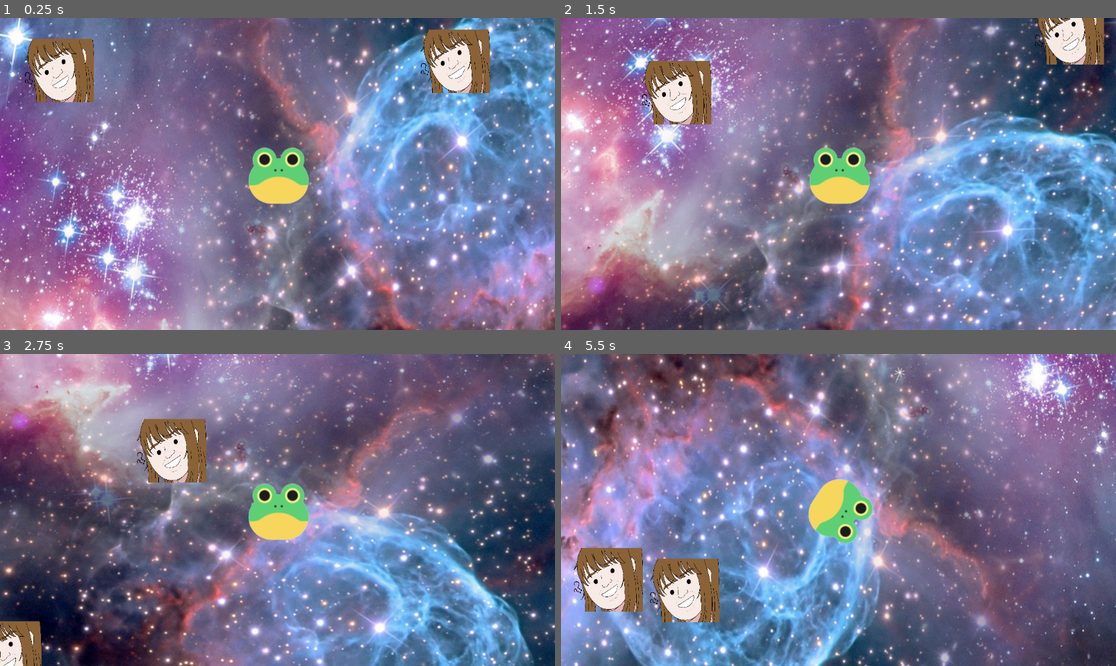
Above: before the commit, frames 1-4 (two rows, left to right).
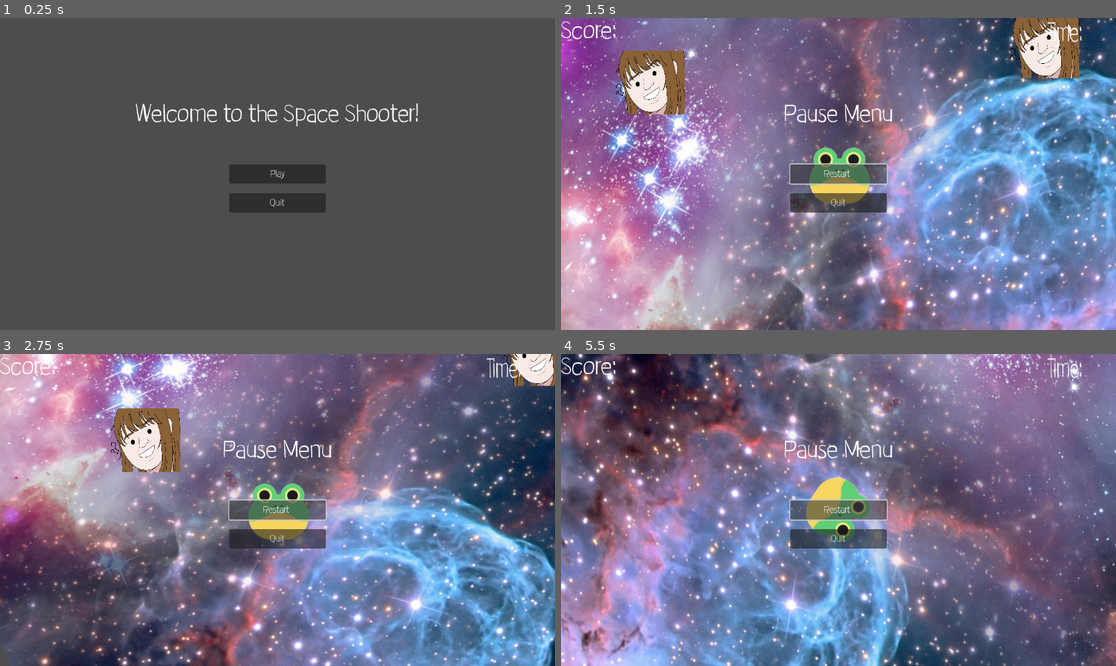
Above: after the commit, the same moments.

Repository: Junoma/Space-Shooter
Game: Godot game, scene res://UI/main_menu.tscn
Same seed, same stepped clock (60 frames per second), same inputs: the game is played once before the commit and once after it. Before the commit the project starts from res://game.tscn.
Inputs (mouse positions are in pixels of both pictures, inside the frame that each line leads up to):
- Up to frame 1 (0.25 s): no input
- Up to frame 2 (1.5 s): click (838, 174) at 0.5 s, where only the run after the commit has a clickable "Play"; click (838, 174) at 1.25 s, where only the run after the commit has a clickable "Restart"
- Up to frame 3 (2.75 s): click (277, 510) at 2 s, where only the run after the commit has a clickable "Restart"
- Up to frame 4 (5.5 s): click (838, 510) at 2.75 s, where only the run after the commit has a clickable "Restart"; hold D (Right) 3.53-4.28 s; tap Space (Shoot) at 3.6, 4.35, 5.1 s; hold A (Left) 4.28-5.03 s; hold D (Right) from 5.03 s (still down)

The runs differ from the first frame. In frame 1, 97% of the frame differs, in the area x 0-100%, y 0-100%; in frame 2, 72%; in frame 3, 70%; in frame 4, 68%.
Error after the commit: Invalid access to property or key 'VP' on a base object of type 'Node (global.gd)'. (res://UI/HUD.gd:4)

Commit message:
2.4 Menu and HUD
Updated Menu and HUD code

Diff:
--- a/Asteroid/Asteroid.gd
+++ b/Asteroid/Asteroid.gd
@@ -8,10 +8,11 @@
 
 func _physics_process(_delta):
 	move_and_slide()
-	position.x = wrapf(position.x, 0, 1152)
-	position.y = wrapf(position.y, 0, 649)
+	position.x = wrapf(position.x, 0, Global.VP.x)
+	position.y = wrapf(position.y, 0, Global.VP.y)
 
 func damage(d):
 	health -= d
 	if health <= 0:
+		Global.update_score(100)
 		queue_free()
--- a/Enemy/Enemy.gd
+++ b/Enemy/Enemy.gd
@@ -1,6 +1,19 @@
 extends CharacterBody2D
 
 var Bullet = load("res://Enemy/enemy_bullet.tscn")
+var direction = Vector2(1.5,0)
+var wobble = 30.0
+
+func _ready():
+	initial_position.x = -100
+	initial_position.y = y_positions[randi() % y+positions.size()]
+	position = initial_position
+
+func _physics_process(_delta):
+	position += direction
+	position.y = initial_position.y +sin(posision.x/20)*wobble
+	if position.x > Global.VP.x + 100:
+		queue_free()
 
 
 func _on_timer_timeout():
@@ -13,3 +26,14 @@
 		bullet.rotation = d
 		bullet.global_position = global_position + Vector2(0,-260).rotated(d)
 		Effects.add_child(bullet)
+
+func damage(d):
+	health -= d
+	if health <= 0:
+		Global.update_score(500)
+	queue_free()
+
+func _on_area_2d_body_enetered(body):
+		if body.name == "Player":
+			damage(100)
+			body.damage(100)
--- a/Node2D.gd
+++ b/Node2D.gd
@@ -1,11 +1,64 @@
 extends Node2D
 
+var VP = Vector2.ZERO
+var score = 0
+var lives = 0
+var time = 0
 
 func _ready():
+	process_mode = Node.PROCESS_MODE_ALWAYS
 	randomize()
+	VP = get_viewport().size
+	var _signal = get_tree().get_root().size_changed.connect(_resize)
+	reset ()
 
 
 
 func _process(_delta):
-	if Input.is_action_pressed("Quit"):
-		get_tree().quit()
+	if Input.is_action_just_pressed("Quit"):
+		var menu = get_node_or_null("/root/Game/UI/Menu")
+		if menu == null:
+			get_tree().quit()
+		else:
+			if menu.visible:
+				get_tree().paused = false
+				menu.hide()
+			else:
+				get_tree().paused = true
+				menu.show()
+	var Asteroid_Container = get_node_or_null("/root/Game/Asteroid_Container")
+	var Enemy_Container = get_node_or_null("/root/Game/Enemy_Container")
+	if Asteroid_Container != null and Enemy_Container != null:
+		if Asteroid_Container.get.get_child_count() == 0 and Enemy_Container.get_child_count() == 0:
+			get_tree().change_scene_to_file("res://UI/end_game.tscn")
+
+
+
+func update_lives(l):
+	lives += 1
+	var hud = get_node_or_null("/root/Game/UI/HUD")
+	if hud != null:
+		hud.update_lives()
+	if lives < 0:
+		get_tree().change_scene_to_file("res://UI/end_game.tscn")
+
+func update_score(s):
+	score += s
+	var hud = get_node_or_null("/root/Game/UI/HUD")
+	if hud != null:
+		hud.update.score()
+
+func update_time(t):
+	time += t
+
+func _resize():
+	VP = get_viewport().size
+	var hud = get_node_or_null("/root/Game/UI/HUD")
+	if hud != null:
+		hud.update_lives()
+
+func reset():
+	get_tree().paused = false
+	score = 0
+	time = 30
+	lives = 5
--- /dev/null
+++ b/UI/HUD.gd
@@ -0,0 +1,33 @@
+extends Control
+
+var Indicator = load("res://UI/indicator.tscn")
+var lives_pos = Vector2(20, Global.VP.y - 20)
+var lives_index = 30
+
+
+func _ready():
+	update_score()
+	update_time()
+	update_lives()
+
+func update_score():
+	$Score.text = "Score: "  + str(Global.score)
+
+func update_time():
+		$Time.text = "Time: " + str(Global.time)
+
+func update_lives():
+	lives_pos = Vector2(20, Global.VP.y - 20)
+	for child in $Indicator_Container.get_children():
+		child.queue_free()
+	for i in range(Global.lives):
+		var indicator = Indicator.instantiate()
+		indicator.position = lives_pos + Vector2(lives_index*i, 0)
+		$Indicator_Container.add_child(indicator)
+
+
+func _on_timer_timeout():
+	Global.update_time(-1)
+	update_time()
+	if Global.time <= 0:
+		get_tree().change_scene_to_file("res://UI/end_game.tscn")
--- /dev/null
+++ b/UI/Menu.gd
@@ -0,0 +1,11 @@
+extends Control
+
+
+
+func _on_restart_pressed():
+	Global.reset()
+	get_tree().change_scene_to_file("res://game.tscn")
+
+
+func _on_quit_pressed():
+	get_tree().quit()
--- /dev/null
+++ b/UI/end_game.gd
@@ -0,0 +1,13 @@
+extends Control
+
+
+func _ready():
+	$Label.text = "Thanks for playing!\nYour final score was " +str(Global.score) + "."
+
+func _on_play_pressed():
+	Global.reset()
+	get_tree().change_scene_to_file("res://game.tscn")
+
+
+func _on_quit_pressed():
+	get_tree().quit()
--- /dev/null
+++ b/UI/end_game.tscn
@@ -0,0 +1,65 @@
+[gd_scene load_steps=3 format=3 uid="uid://c40nunr1oo42h"]
+
+[ext_resource type="Script" path="res://UI/end_game.gd" id="1_rqcba"]
+[ext_resource type="FontFile" uid="uid://eapvg4c1b12y" path="res://Assets/Bullfrog.otf" id="2_647xr"]
+
+[node name="End Game" type="Control"]
+layout_mode = 3
+anchors_preset = 15
+anchor_right = 1.0
+anchor_bottom = 1.0
+grow_horizontal = 2
+grow_vertical = 2
+script = ExtResource("1_rqcba")
+
+[node name="Label" type="Label" parent="."]
+layout_mode = 1
+anchors_preset = 15
+anchor_right = 1.0
+anchor_bottom = 1.0
+offset_bottom = -248.0
+grow_horizontal = 2
+grow_vertical = 2
+theme_override_fonts/font = ExtResource("2_647xr")
+theme_override_font_sizes/font_size = 50
+text = "Thanks for playing!"
+horizontal_alignment = 1
+vertical_alignment = 1
+
+[node name="Play" type="Button" parent="."]
+layout_mode = 1
+anchors_preset = 8
+anchor_left = 0.5
+anchor_top = 0.5
+anchor_right = 0.5
+anchor_bottom = 0.5
+offset_left = -100.0
+offset_top = -20.0
+offset_right = 100.0
+offset_bottom = 20.0
+grow_horizontal = 2
+grow_vertical = 2
+theme_override_fonts/font = ExtResource("2_647xr")
+theme_override_font_sizes/font_size = 20
+text = "Play"
+
+[node name="Quit" type="Button" parent="."]
+layout_mode = 1
+anchors_preset = 8
+anchor_left = 0.5
+anchor_top = 0.5
+anchor_right = 0.5
+anchor_bottom = 0.5
+offset_left = -100.0
+offset_top = 40.0
+offset_right = 100.0
+offset_bottom = 80.0
+grow_horizontal = 2
+grow_vertical = 2
+theme_override_fonts/font = ExtResource("2_647xr")
+theme_override_font_sizes/font_size = 20
+text = "Quit
+"
+
+[connection signal="pressed" from="Play" to="." method="_on_play_pressed"]
+[connection signal="pressed" from="Quit" to="." method="_on_quit_pressed"]
--- /dev/null
+++ b/UI/indicator.tscn
@@ -0,0 +1,9 @@
+[gd_scene load_steps=2 format=3 uid="uid://cef7mj1bbxa5"]
+
+[ext_resource type="Texture2D" uid="uid://drfewi6opnjjc" path="res://Assets/Frodge.png" id="1_t3y84"]
+
+[node name="Indicator" type="Node2D"]
+
+[node name="Sprite2D" type="Sprite2D" parent="."]
+scale = Vector2(0.3, 0.3)
+texture = ExtResource("1_t3y84")
--- /dev/null
+++ b/UI/main_menu.gd
@@ -0,0 +1,9 @@
+extends Control
+
+
+func _on_play_pressed():
+	get_tree().change_scene_to_file("res://game.tscn")
+
+
+func _on_quit_pressed():
+	get_tree().quit()
--- /dev/null
+++ b/UI/main_menu.tscn
@@ -0,0 +1,65 @@
+[gd_scene load_steps=4 format=3 uid="uid://dn64ak5pk0wao"]
+
+[ext_resource type="Script" path="res://UI/main_menu.gd" id="1_6tnkw"]
+[ext_resource type="FontFile" uid="uid://eapvg4c1b12y" path="res://Assets/Bullfrog.otf" id="1_fv302"]
+[ext_resource type="FontFile" uid="uid://d1qk4w37k1dx1" path="res://Assets/Bullfrog.ttf" id="2_awhh0"]
+
+[node name="Main_Menu" type="Control"]
+layout_mode = 3
+anchors_preset = 15
+anchor_right = 1.0
+anchor_bottom = 1.0
+grow_horizontal = 2
+grow_vertical = 2
+script = ExtResource("1_6tnkw")
+
+[node name="Label" type="Label" parent="."]
+layout_mode = 1
+anchors_preset = 15
+anchor_right = 1.0
+anchor_bottom = 1.0
+offset_bottom = -248.0
+grow_horizontal = 2
+grow_vertical = 2
+theme_override_fonts/font = ExtResource("1_fv302")
+theme_override_font_sizes/font_size = 50
+text = "Welcome to the Space Shooter!"
+horizontal_alignment = 1
+vertical_alignment = 1
+
+[node name="Play" type="Button" parent="."]
+layout_mode = 1
+anchors_preset = 8
+anchor_left = 0.5
+anchor_top = 0.5
+anchor_right = 0.5
+anchor_bottom = 0.5
+offset_left = -100.0
+offset_top = -20.0
+offset_right = 100.0
+offset_bottom = 20.0
+grow_horizontal = 2
+grow_vertical = 2
+theme_override_fonts/font = ExtResource("2_awhh0")
+theme_override_font_sizes/font_size = 20
+text = "Play"
+
+[node name="Quit" type="Button" parent="."]
+layout_mode = 1
+anchors_preset = 8
+anchor_left = 0.5
+anchor_top = 0.5
+anchor_right = 0.5
+anchor_bottom = 0.5
+offset_left = -100.0
+offset_top = 40.0
+offset_right = 100.0
+offset_bottom = 80.0
+grow_horizontal = 2
+grow_vertical = 2
+theme_override_fonts/font = ExtResource("2_awhh0")
+theme_override_font_sizes/font_size = 20
+text = "Quit"
+
+[connection signal="pressed" from="Play" to="." method="_on_play_pressed"]
+[connection signal="pressed" from="Quit" to="." method="_on_quit_pressed"]
--- a/game.tscn
+++ b/game.tscn
@@ -1,9 +1,11 @@
-[gd_scene load_steps=5 format=3 uid="uid://bm21m68e4oq1l"]
+[gd_scene load_steps=7 format=3 uid="uid://bm21m68e4oq1l"]
 
 [ext_resource type="Texture2D" uid="uid://b3qlispicvagl" path="res://Assets/great-stars-from-hubble.jpg" id="1_4ahe8"]
 [ext_resource type="PackedScene" uid="uid://dfobqgtbmasc0" path="res://player.gd/player.tscn" id="1_b2pjf"]
 [ext_resource type="Script" path="res://Sprite2D2.gd" id="2_6eiky"]
 [ext_resource type="PackedScene" uid="uid://wrlt1itcymax" path="res://Asteroid/asteroid.tscn" id="2_iaw30"]
+[ext_resource type="FontFile" uid="uid://eapvg4c1b12y" path="res://Assets/Bullfrog.otf" id="5_ffkly"]
+[ext_resource type="Script" path="res://UI/HUD.gd" id="5_kni1e"]
 
 [node name="Game" type="Node2D"]
 
@@ -26,3 +28,106 @@
 position = Vector2(923, 102)
 
 [node name="Effects" type="Node2D" parent="."]
+
+[node name="UI" type="CanvasLayer" parent="."]
+
+[node name="HUD" type="Control" parent="UI"]
+layout_mode = 3
+anchors_preset = 15
+anchor_right = 1.0
+anchor_bottom = 1.0
+grow_horizontal = 2
+grow_vertical = 2
+script = ExtResource("5_kni1e")
+
+[node name="Score" type="Label" parent="UI/HUD"]
+layout_mode = 0
+offset_right = 40.0
+offset_bottom = 23.0
+theme_override_fonts/font = ExtResource("5_ffkly")
+theme_override_font_sizes/font_size = 50
+text = "Score:"
+
+[node name="Time" type="Label" parent="UI/HUD"]
+layout_mode = 1
+anchors_preset = 1
+anchor_left = 1.0
+anchor_right = 1.0
+offset_left = -141.0
+offset_right = 20.0
+offset_bottom = 56.0
+grow_horizontal = 0
+scale = Vector2(0.702343, 1.02327)
+theme_override_fonts/font = ExtResource("5_ffkly")
+theme_override_font_sizes/font_size = 55
+text = "Time:"
+
+[node name="Indicator_Container" type="Control" parent="UI/HUD"]
+layout_mode = 1
+anchors_preset = 15
+anchor_right = 1.0
+anchor_bottom = 1.0
+grow_horizontal = 2
+grow_vertical = 2
+
+[node name="Timer" type="Timer" parent="UI/HUD"]
+autostart = true
+
+[node name="Menu" type="Control" parent="UI"]
+layout_mode = 3
+anchors_preset = 15
+anchor_right = 1.0
+anchor_bottom = 1.0
+grow_horizontal = 2
+grow_vertical = 2
+
+[node name="Label" type="Label" parent="UI/Menu"]
+layout_mode = 1
+anchors_preset = 15
+anchor_right = 1.0
+anchor_bottom = 1.0
+offset_bottom = -248.0
+grow_horizontal = 2
+grow_vertical = 2
+theme_override_fonts/font = ExtResource("5_ffkly")
+theme_override_font_sizes/font_size = 50
+text = "Pause Menu"
+horizontal_alignment = 1
+vertical_alignment = 1
+
+[node name="Restart" type="Button" parent="UI/Menu"]
+layout_mode = 1
+anchors_preset = 8
+anchor_left = 0.5
+anchor_top = 0.5
+anchor_right = 0.5
+anchor_bottom = 0.5
+offset_left = -100.0
+offset_top = -20.0
+offset_right = 100.0
+offset_bottom = 20.0
+grow_horizontal = 2
+grow_vertical = 2
+theme_override_fonts/font = ExtResource("5_ffkly")
+theme_override_font_sizes/font_size = 20
+text = "Restart "
+
+[node name="Quit" type="Button" parent="UI/Menu"]
+layout_mode = 1
+anchors_preset = 8
+anchor_left = 0.5
+anchor_top = 0.5
+anchor_right = 0.5
+anchor_bottom = 0.5
+offset_left = -100.0
+offset_top = 40.0
+offset_right = 100.0
+offset_bottom = 80.0
+grow_horizontal = 2
+grow_vertical = 2
+theme_override_fonts/font = ExtResource("5_ffkly")
+theme_override_font_sizes/font_size = 20
+text = "Quit
+"
+
+[connection signal="timeout" from="UI/HUD/Timer" to="UI/HUD" method="_on_timer_timeout"]
--- a/player.gd/Player.gd
+++ b/player.gd/Player.gd
@@ -32,8 +32,8 @@
 	velocity += get_input()*speed
 	velocity = velocity.normalized() * clamp(velocity.length(), 0, max_speed)
 
-	position.x = wrapf(position.x, 0, 1152)
-	position.y = wrapf(position.y, 0, 648)
+	position.x = wrapf(position.x, 0, Global.VP.x)
+	position.y = wrapf(position.y, 0, Global.VP.y)
 	velocity = velocity.normalized() * clamp(velocity.length(), 0, max_speed)
 
 
@@ -57,7 +57,7 @@
 			explosion.global_position = global_position
 			hide()
 			await explosion.animation_finished
-
+			Global.update_lives(-1)
 		queue_free()
 
 
--- a/project.godot
+++ b/project.godot
@@ -11,7 +11,7 @@
 [application]
 
 config/name="Space-shooter"
-run/main_scene="res://game.tscn"
+run/main_scene="res://UI/main_menu.tscn"
 config/features=PackedStringArray("4.1", "Forward Plus")
 config/icon="res://icon.svg"
 
Binary file added: Assets/Bullfrog.otf
Not shown, added: Assets/Bullfrog.otf.import
Binary file added: Assets/Bullfrog.ttf
Not shown, added: Assets/Bullfrog.ttf.import
Not shown, added: Assets/Read me.txt
Binary file added: Assets/bullfrog.gif
